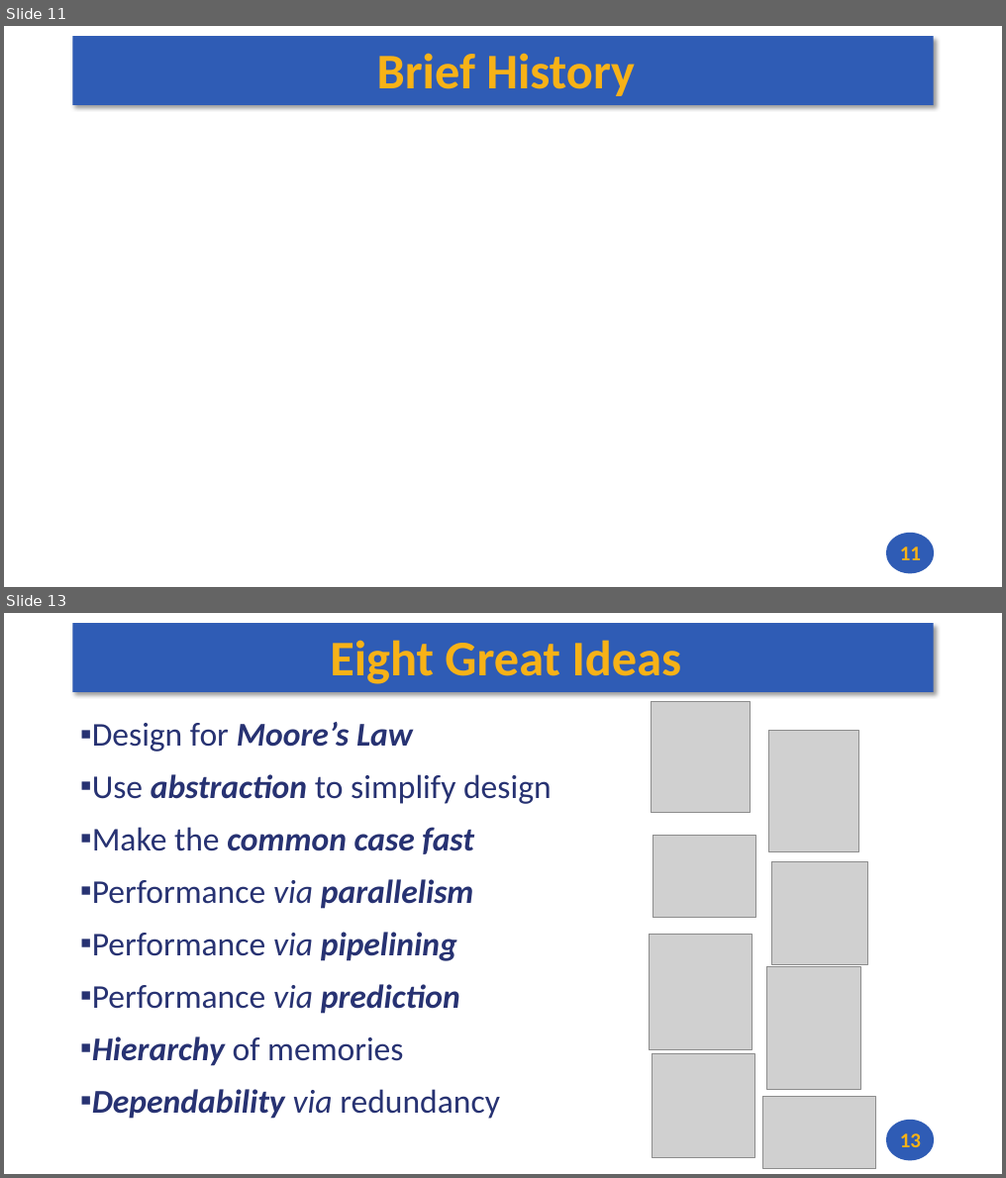
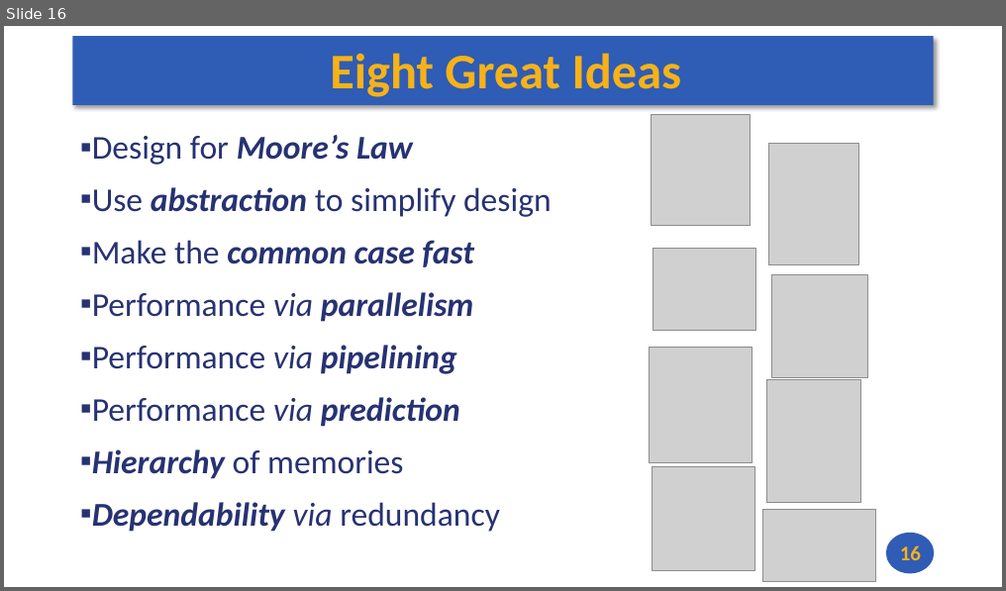
Before and after one commit to andrewt0301/hse-acos-course, a slide deck: docs/part1ca/01_Introduction/CA_Lecture_01.pptx. Shown one above the other, each under a label of ours: slides 11 and 13 before the commit, slide 16 after it; the slides between them are not shown. The pictures are 1006x1178 and 1006x591 pixels, drawn with LibreOffice and Linux fonts; fonts in the diff are those of the drawing; grey boxes stand for pictures. Boxes give left, top, right and bottom in pixels: in the first picture for what was removed or moved away, otherwise in the second. Text is boxed around its words. In the diff, an @@ line names an element or a change of style, - is before the commit and + after.

```diff
--- a/docs/part1ca/01_Introduction/CA_Lecture_01.pptx
+++ b/docs/part1ca/01_Introduction/CA_Lecture_01.pptx
@@ slide 11 removed at [4, 26, 1002, 587], background #FFFFFF; not listed: 2 template elements that a slide beside it also shows @@
@@ title removed at [377, 53, 635, 96] @@
-Brief History
@@ page number removed at [900, 547, 921, 561] @@
-11
@@ what was slide 13 is now slide 16 @@
@@ page number at [900, 546, 921, 561]: text changed @@
-13
+16
```
Also in this commit, not shown: 1 slide changed, 5 slides added, 1 other slide removed, 1 other file.
